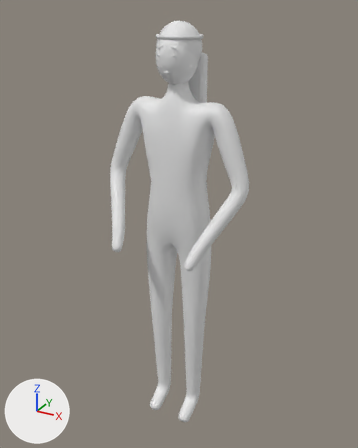
The FBX model Assets/HuaShang/Resources/HuaShang/Art/Characters/SK_aFuLuoDiTe.fbx as it was, and as the next commit left it.
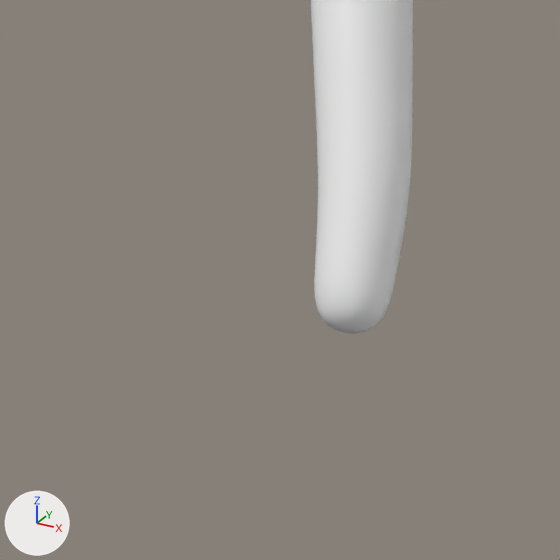
The first picture shows the older version from a 50 mm lens placed at (0.873, -1.585, 1.73), pointed at (0.01, -0.015, 0.945). The close-ups show the older and then the newer version on the part from 19% to 41% of the width and 46% to 63% of the height of that picture. Only the edits that show in the close-ups are written down. Every picture has the same lights, and +X, +Y and +Z are marked at lower left. Where no turn or scale is listed for an object, it has been applied to the vertices.

Names of what the first close-up shows: 'Body'.
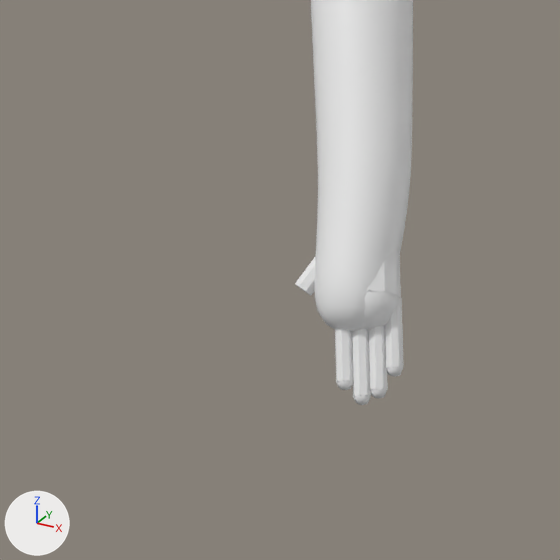
What differs and where, as boxes (x1, y1, x2, y2) in the close-ups (560 x 560 px):
'Finger.005', added
    after: (352, 328, 371, 396)
'Finger.006', added
    after: (369, 325, 388, 390)
'PalmCap.001', added
    after: (362, 291, 399, 331)
'Finger.007', added
    after: (385, 298, 404, 368)
'Palm.001', added
    after: (367, 248, 401, 298)
'Finger.004', added
    after: (335, 328, 353, 381)
'Thumb.001', added
    after: (295, 257, 315, 296)
'FingerTip.005', added
    after: (353, 393, 371, 405)
'FingerTip.007', added
    after: (386, 364, 403, 377)
'FingerTip.004', added
    after: (336, 378, 353, 390)
'FingerTip.006', added
    after: (370, 386, 387, 398)

What the commit changed:
Mesh me_thumb_001 is new.
It has 16 vertices, 10 faces and spans x -0.1859..-0.1655, y -0.2186..-0.1866, z 0.8843..0.9152.
It uses material mat_m_skin (white #e7e7e7).
Mesh me_finger_007 is new.
It has 16 vertices, 10 faces and spans x -0.1415..-0.1218, y -0.2169..-0.1923, z 0.8528..0.888.
It uses material mat_m_skin (white #e7e7e7).
Mesh me_finger_004 is new.
It has 16 vertices, 10 faces and spans x -0.1627..-0.1412, y -0.2337..-0.2064, z 0.8477..0.888.
It uses material mat_m_skin (white #e7e7e7).
Mesh me_palm_001 is new.
It has 24 vertices, 14 faces and spans x -0.1839..-0.1319, y -0.2171..-0.1591, z 0.8741..0.9376.
It uses material mat_m_skin (white #e7e7e7).
Mesh me_fingertip_006 is new.
It is a UV sphere (8 segments, 4 rings, poles along z) spanning x -0.13468..-0.12508, y -0.22732..-0.21772, z 0.84134..0.85094.
It uses material mat_m_skin (white #e7e7e7).
Mesh me_palmcap_001 is new.
It is a UV sphere (10 segments, 6 rings, poles along z) spanning x -0.1639..-0.1315, y -0.2204..-0.1864, z 0.8684..0.9024.
It uses material mat_m_skin (white #e7e7e7).
Mesh me_finger_005 is new.
It has 16 vertices, 10 faces and spans x -0.1556..-0.1317, y -0.2327..-0.2017, z 0.841..0.888.
It uses material mat_m_skin (white #e7e7e7).
Mesh me_fingertip_007 is new.
It is a UV sphere (8 segments, 4 rings, poles along z) spanning x -0.13095..-0.12135, y -0.21758..-0.20798, z 0.85053..0.86013.
It uses material mat_m_skin (white #e7e7e7).
Mesh me_fingertip_004 is new.
It is a UV sphere (8 segments, 4 rings, poles along z) spanning x -0.15035..-0.14075, y -0.23447..-0.22487, z 0.84552..0.85512.
It uses material mat_m_skin (white #e7e7e7).
Mesh me_fingertip_005 is new.
It is a UV sphere (8 segments, 4 rings, poles along z) spanning x -0.14084..-0.13124, y -0.2334..-0.2238, z 0.83883..0.84843.
It uses material mat_m_skin (white #e7e7e7).
Mesh me_finger_006 is new.
It has 16 vertices, 10 faces and spans x -0.1485..-0.1255, y -0.2266..-0.197, z 0.8436..0.888.
It uses material mat_m_skin (white #e7e7e7).
Object 'Thumb.001' (ob_thumb_001) is new; it shows me_thumb_001.
Its location is (0.0, 0.0, 0.0).
Object 'Finger.007' (ob_finger_007) is new; it shows me_finger_007.
Its location is (0.0, 0.0, 0.0).
Object 'Finger.004' (ob_finger_004) is new; it shows me_finger_004.
Its location is (0.0, 0.0, 0.0).
Object 'Palm.001' (ob_palm_001) is new; it shows me_palm_001.
Its location is (0.0, 0.0, 0.0).
Object 'FingerTip.006' (ob_fingertip_006) is new; it shows me_fingertip_006.
Its location is (0.0, 0.0, 0.0).
Object 'PalmCap.001' (ob_palmcap_001) is new; it shows me_palmcap_001.
Its location is (0.0, 0.0, 0.0).
Object 'Finger.005' (ob_finger_005) is new; it shows me_finger_005.
Its location is (0.0, 0.0, 0.0).
Object 'FingerTip.007' (ob_fingertip_007) is new; it shows me_fingertip_007.
Its location is (0.0, 0.0, 0.0).
Object 'FingerTip.004' (ob_fingertip_004) is new; it shows me_fingertip_004.
Its location is (0.0, 0.0, 0.0).
Object 'FingerTip.005' (ob_fingertip_005) is new; it shows me_fingertip_005.
Its location is (0.0, 0.0, 0.0).
Object 'Finger.006' (ob_finger_006) is new; it shows me_finger_006.
Its location is (0.0, 0.0, 0.0).
